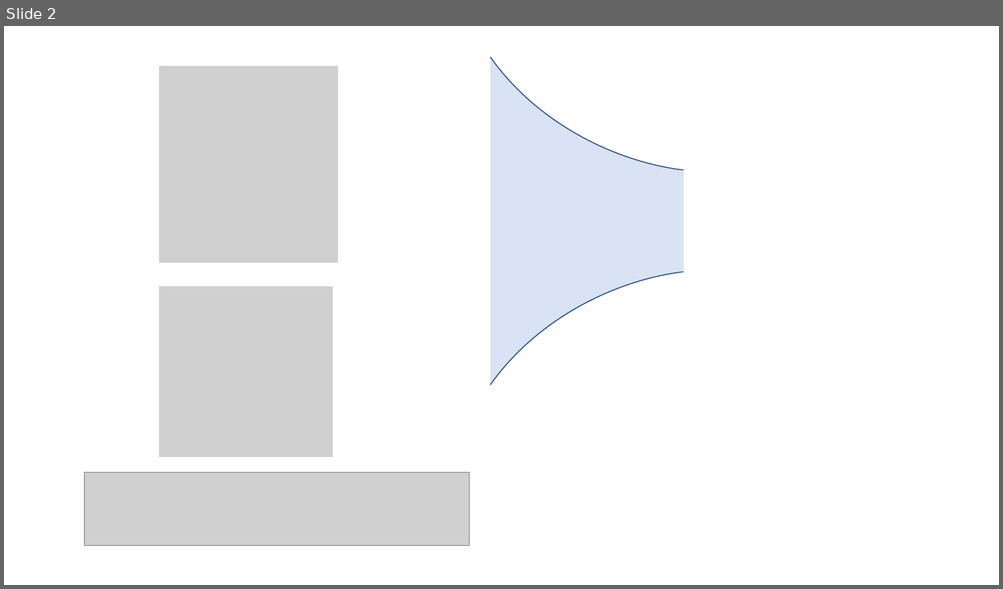
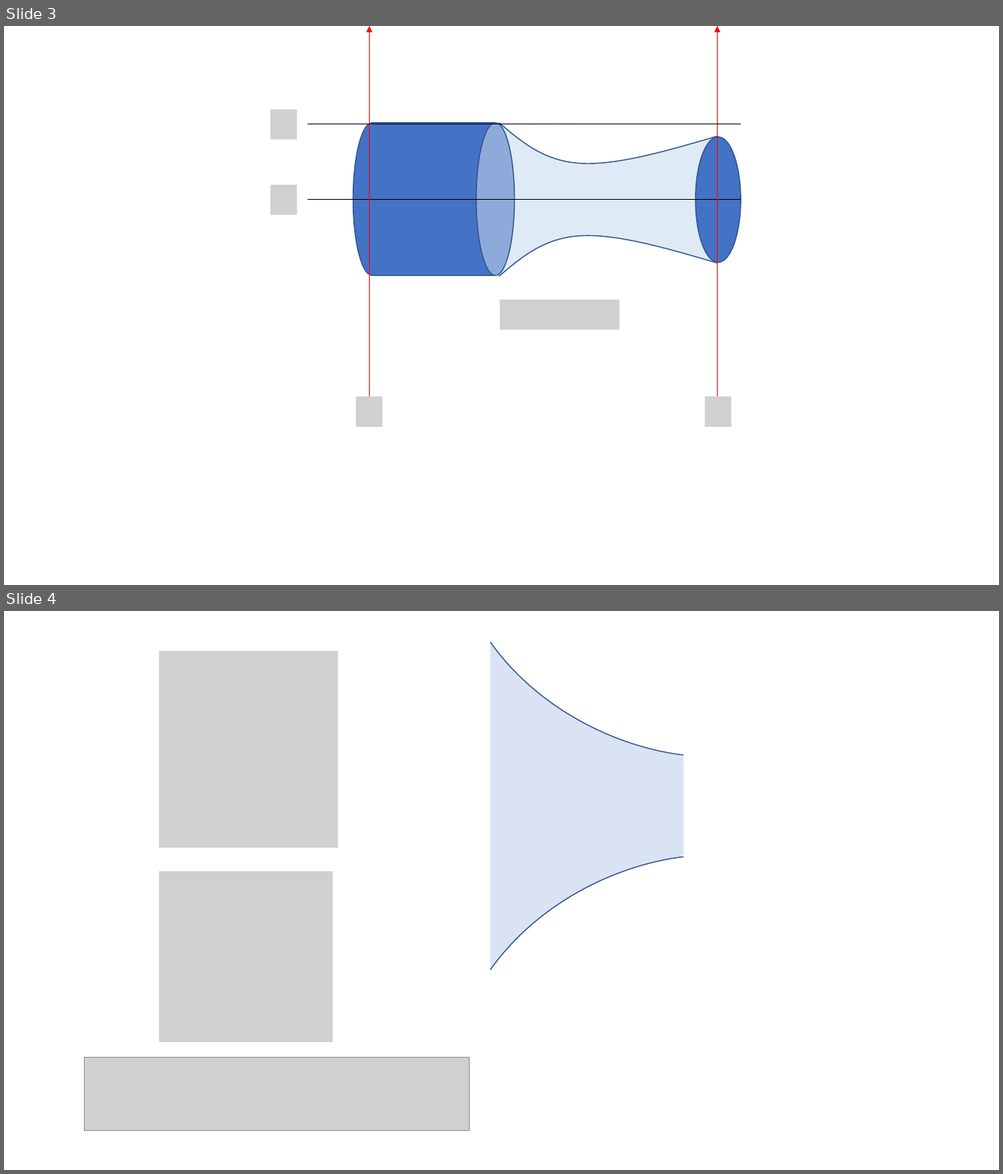
Before and after one commit to gravmath/BlogWyrm, a slide deck: Posts/2020/Nov/UndertheHood/Converging_diverging_nozzle.pptx. Shown one above the other, each under a label of ours: slide 2 before the commit, slides 3 and 4 after it. The pictures are 1003x589 and 1003x1174 pixels, drawn with LibreOffice and Linux fonts; fonts in the diff are those of the drawing; grey boxes stand for pictures. Boxes give left, top, right and bottom in pixels: in the first picture for what was removed or moved away, otherwise in the second. Text is boxed around its words. In the diff, an @@ line names an element or a change of style, - is before the commit and + after.

```diff
--- a/Posts/2020/Nov/UndertheHood/Converging_diverging_nozzle.pptx
+++ b/Posts/2020/Nov/UndertheHood/Converging_diverging_nozzle.pptx
@@ slide 3 added at <box>4,26,999,585</box>, background #FFFFFF @@
@@ arrow added from (369, 397) to (369, 26), #FF0000 0.5 pt @@
@@ arrow added from (717, 404) to (717, 26), #FF0000 0.5 pt @@
@@ picture added at <box>270,110,297,139</box> @@
@@ line added from (307, 124) to (740, 124), #000000 0.5 pt @@
@@ cylinder added at <box>353,123,514,275</box>, fill #4472C4, outline #325491 1 pt @@
@@ trapezoid added at <box>498,123,717,276</box>, fill #DEEBF7 @@
@@ freeform shape added at <box>498,123,717,164</box>, fill #FFFFFF, outline #325491 1 pt @@
@@ ellipse added at <box>696,137,741,263</box>, fill #4472C4, outline #325491 1 pt @@
@@ picture added at <box>270,185,297,215</box> @@
@@ line added from (307, 200) to (740, 200), #000000 0.5 pt @@
@@ freeform shape added at <box>498,235,717,277</box>, fill #FFFFFF, outline #325491 1 pt @@
@@ picture added at <box>499,300,619,329</box> @@
@@ picture added at <box>356,397,383,426</box> @@
@@ picture added at <box>705,397,731,426</box> @@
@@ what was slide 2 is now slide 4 @@
```
Also in this commit, not shown: 1 slide changed, 1 other slide added, 6 other files.
